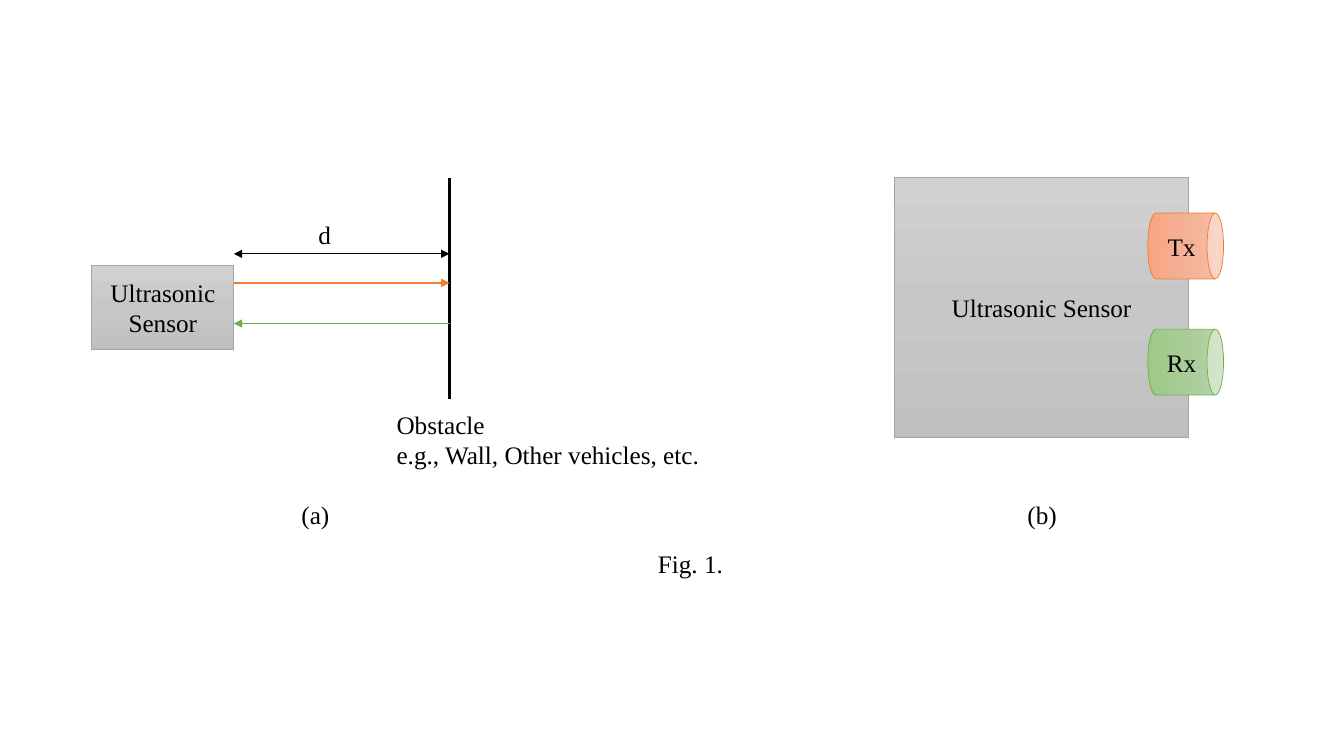
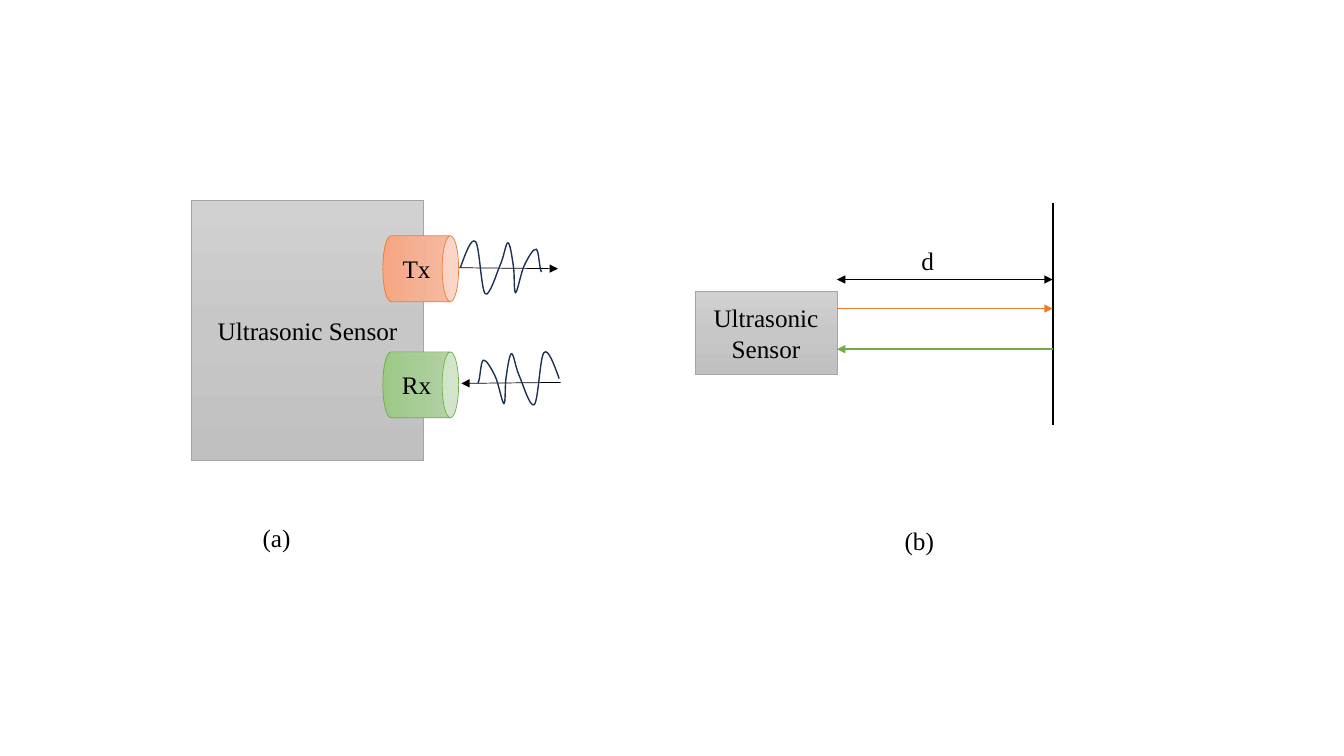
Before and after one commit to RishP11/Group02, a slide deck: slide 2 of Images/diagrams.pptx. Drawn at 1344x756 pixels with LibreOffice and Linux fonts; fonts in the diff are those of the drawing. Boxes give left, top, right and bottom in pixels: in the first picture for what was removed or moved away, otherwise in the second. Text is boxed around its words. In the diff, an @@ line names an element or a change of style, - is before the commit and + after.

```diff
--- a/Images/diagrams.pptx
+++ b/Images/diagrams.pptx
@@ rectangle "Ultrasonic Sensor": place and size @@
-rectangle "Ultrasonic Sensor" at bbox=[92, 265, 234, 349]
+rectangle "Ultrasonic Sensor" at bbox=[192, 201, 423, 461]
@@ 2 arrows, 1 double arrow, 1 line: place and size @@
-2 arrows, 1 double arrow, 1 line at bbox=[234, 177, 450, 399]
+2 arrows, 1 double arrow, 1 line at bbox=[837, 204, 1053, 424]
@@ cylinder "Tx": place and size @@
-cylinder "Tx" at bbox=[1148, 213, 1224, 278]
+cylinder "Tx" at bbox=[383, 236, 459, 301]
@@ arrow added from (459, 268) to (558, 269), #000000 0.5 pt @@
@@ freeform shape added at bbox=[461, 241, 542, 294], outline #1E3256 1 pt @@
@@ text "d": place and size @@
-text "d" at bbox=[318, 226, 331, 245]
+text "d" at bbox=[921, 252, 934, 271]
@@ rectangle "Ultrasonic Sensor": place and size @@
-rectangle "Ultrasonic Sensor" at bbox=[894, 177, 1189, 438]
+rectangle "Ultrasonic Sensor" at bbox=[696, 291, 838, 375]
@@ cylinder "Rx": place and size @@
-cylinder "Rx" at bbox=[1148, 330, 1224, 395]
+cylinder "Rx" at bbox=[383, 352, 459, 417]
@@ freeform shape added at bbox=[478, 352, 560, 405], outline #1E3256 1 pt @@
@@ arrow added from (561, 382) to (462, 383), #000000 0.5 pt @@
@@ text removed at bbox=[397, 416, 699, 470] @@
-Obstacle
-e.g., Wall, Other vehicles, etc.
@@ text "(a)": place and size @@
-text "(a)" at bbox=[301, 506, 329, 529]
+text "(a)" at bbox=[263, 529, 291, 552]
@@ text "(b)": place and size @@
-text "(b)" at bbox=[1027, 506, 1056, 529]
+text "(b)" at bbox=[905, 532, 934, 555]
@@ text removed at bbox=[658, 556, 723, 579] @@
-Fig. 1.
```
Also in this commit, not shown: 1 other slide changed, 1 slide added, 1 slide removed, 4 other files.
